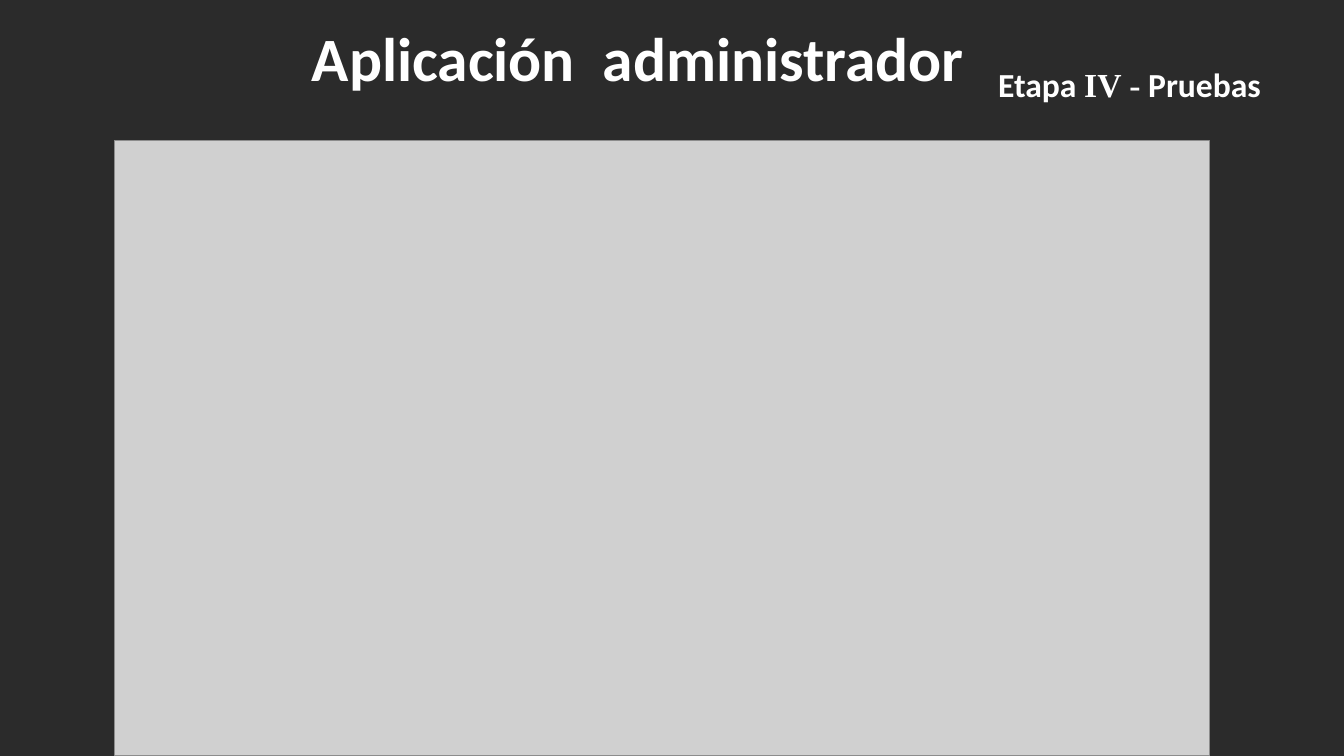
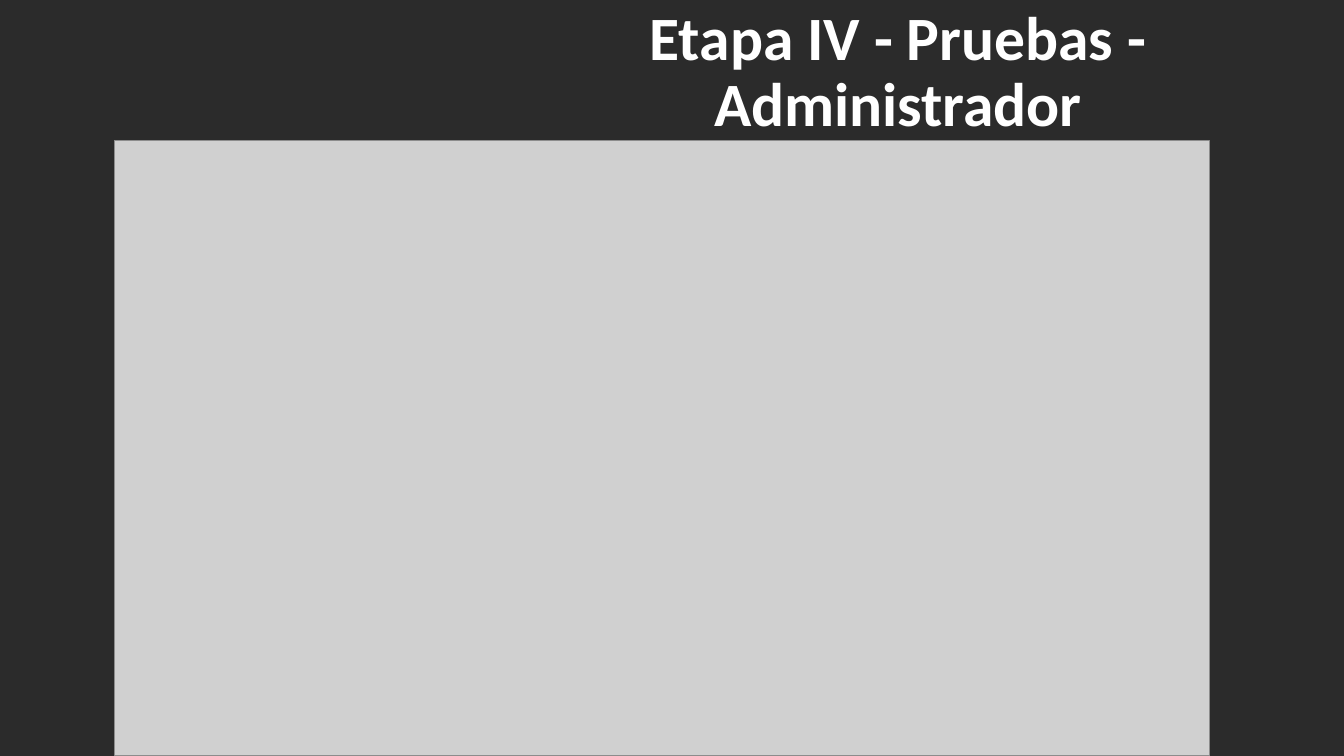
Before and after one commit to BrayanNovoa/uniminuto, a slide deck: slide 19 of expo/expo.pptx (slide 27 before the commit). Drawn at 1344x756 pixels with LibreOffice and Linux fonts; fonts in the diff are those of the drawing; grey boxes stand for pictures; background and template pictures are left out; a plain dark background stands for a picture behind light text. Boxes give left, top, right and bottom in pixels: in the first picture for what was removed or moved away, otherwise in the second. Text is boxed around its words. In the diff, an @@ line names an element or a change of style, - is before the commit and + after.

```diff
--- a/expo/expo.pptx
+++ b/expo/expo.pptx
@@ title "Etapa IV - Pruebas - ..." at [650,16,1114,141]: vertical alignment top to middle @@
@@ title at [650,16,1114,141]: text changed; size 24 to 44 pt @@
-Etapa IV - Pruebas
+Etapa IV - Pruebas - Administrador
@@ title removed at [312,37,964,91] @@
-Aplicación administrador
```
Also in this commit, not shown: 18 other slides changed, 4 slides added, 11 slides removed, 3 other files.
